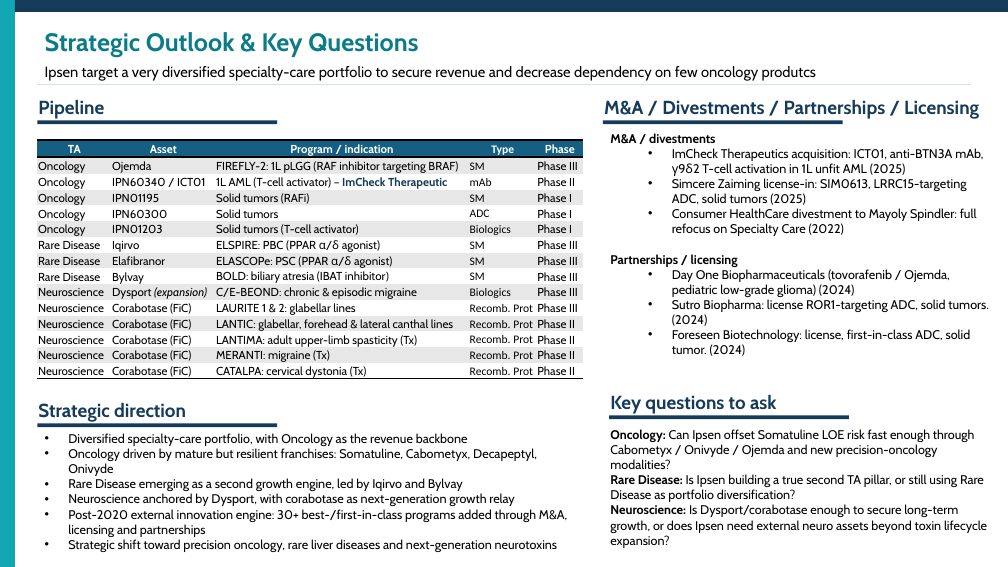
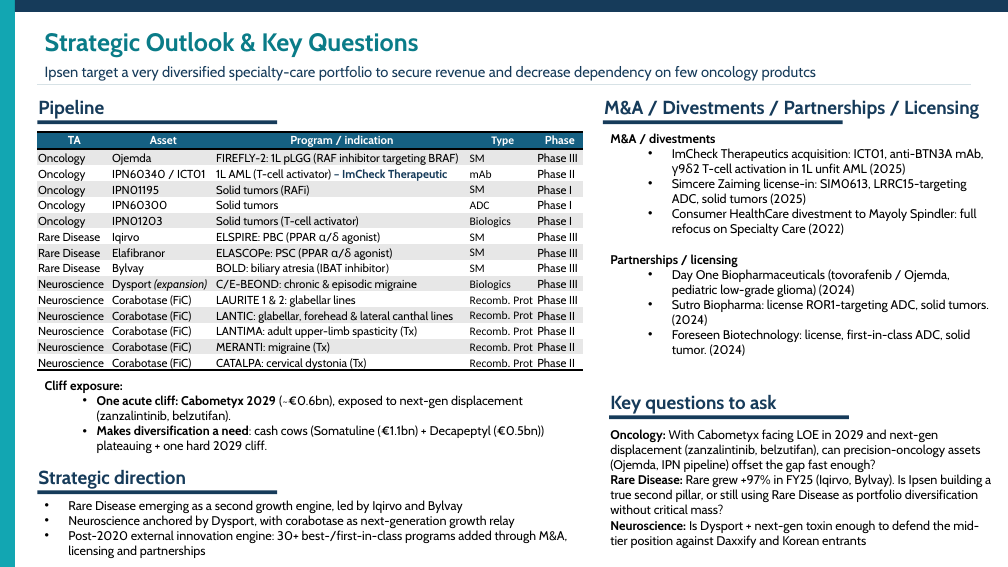
Before and after one commit to Benoitntfr/Ipsen_Template, a slide deck: slide 3 of Ipsen.pptx. Drawn at 1008x567 pixels with LibreOffice and Linux fonts; fonts in the diff are those of the drawing. Boxes give left, top, right and bottom in pixels: in the first picture for what was removed or moved away, otherwise in the second. Text is boxed around its words. In the diff, an @@ line names an element or a change of style, - is before the commit and + after.

Commit message:
Ipsen case: 3 slides complete + README

```diff
--- a/Ipsen.pptx
+++ b/Ipsen.pptx
@@ text "Ipsen target a very diversified ..." at [45, 66, 816, 81]: text colour #000000 to #163B5A @@
@@ table: place and size @@
-table at [37, 141, 585, 383]
+table at [37, 132, 585, 374]
@@ text added at [45, 380, 545, 453], 12 pt, text #000000 @@
+Cliff exposure:
+  • One acute cliff: Cabometyx 2029 (~€0.6bn), exposed to next-gen displacement (zanzalintinib, belzutifan).
+  • Makes diversification a need: cash cows (Somatuline (€1.1bn) + Decapeptyl (€0.5bn)) plateauing + one hard 2029 cliff.
@@ text at [68, 433, 537, 476]: paragraphs removed @@
-• Diversified specialty-care portfolio, with Oncology as the revenue backbone
-• Oncology driven by mature but resilient franchises: Somatuline, Cabometyx, Decapeptyl, Onivyde
@@ text at [610, 429, 991, 548]: text changed @@
-Oncology: Can Ipsen offset Somatuline LOE risk fast enough through Cabometyx / Onivyde / Ojemda and new precision-oncology modalities?
-Rare Disease: Is Ipsen building a true second TA pillar, or still using Rare Disease as portfolio diversification?
-Neuroscience: Is Dysport/corabotase enough to secure long-term growth, or does Ipsen need external neuro assets beyond toxin lifecycle expansion?
+Oncology: With Cabometyx facing LOE in 2029 and next-gen displacement (zanzalintinib, belzutifan), can precision-oncology assets (Ojemda, IPN pipeline) offset the gap fast enough?
+Rare Disease: Rare grew +97% in FY25 (Iqirvo, Bylvay). Is Ipsen building a true second pillar, or still using Rare Disease as portfolio diversification without critical mass?
+Neuroscience: Is Dysport + next-gen toxin enough to defend the mid-tier position against Daxxify and Korean entrants
@@ text "Strategic direction": place and size @@
-text "Strategic direction" at [38, 403, 186, 422]
+text "Strategic direction" at [38, 470, 186, 489]
@@ text "Rare Disease emerging as a ...": place and size @@
-text "Rare Disease emerging as a ..." at [68, 433, 567, 552]
+text "Rare Disease emerging as a ..." at [68, 500, 567, 558]
@@ rectangle: place and size @@
-rectangle at [37, 423, 277, 427]
+rectangle at [37, 491, 277, 495]
@@ text at [68, 539, 557, 552]: paragraph removed @@
-• Strategic shift toward precision oncology, rare liver diseases and next-generation neurotoxins
```
Also in this commit, not shown: 1 other slide changed, 1 slide added, 1 slide removed.
